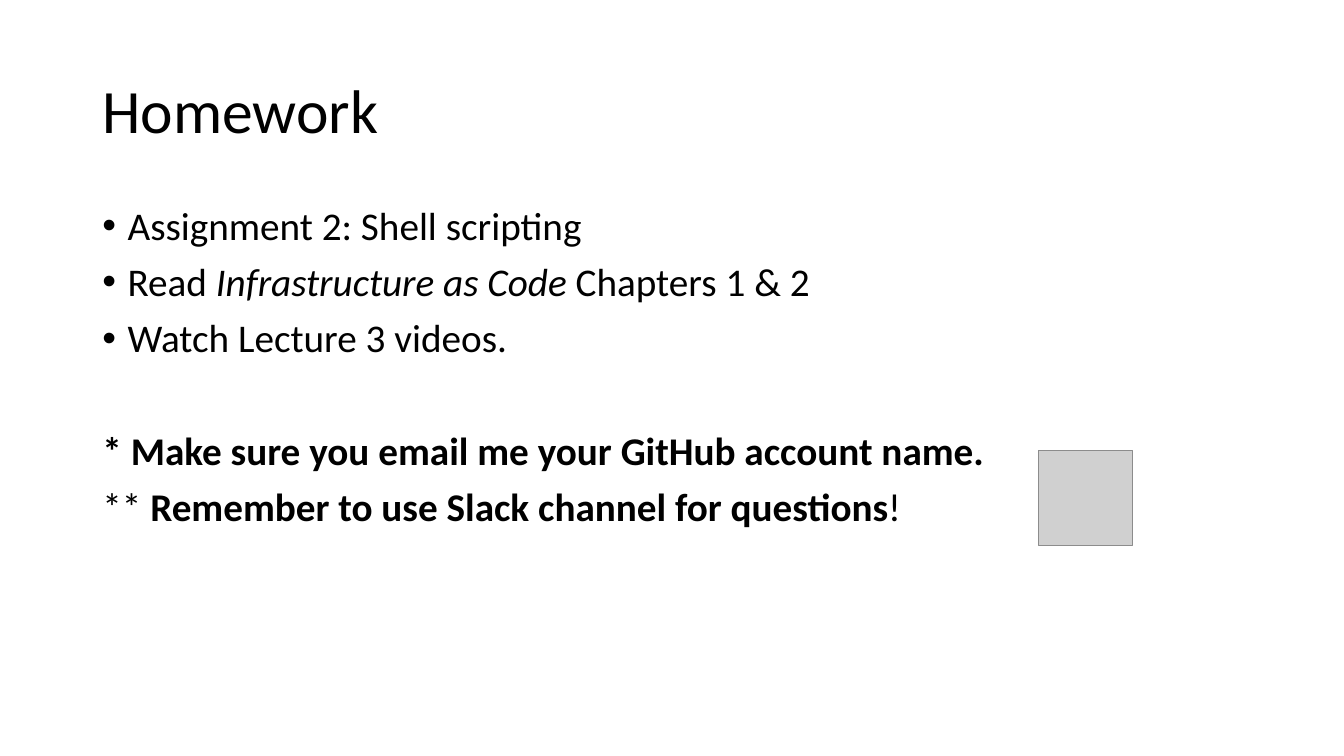
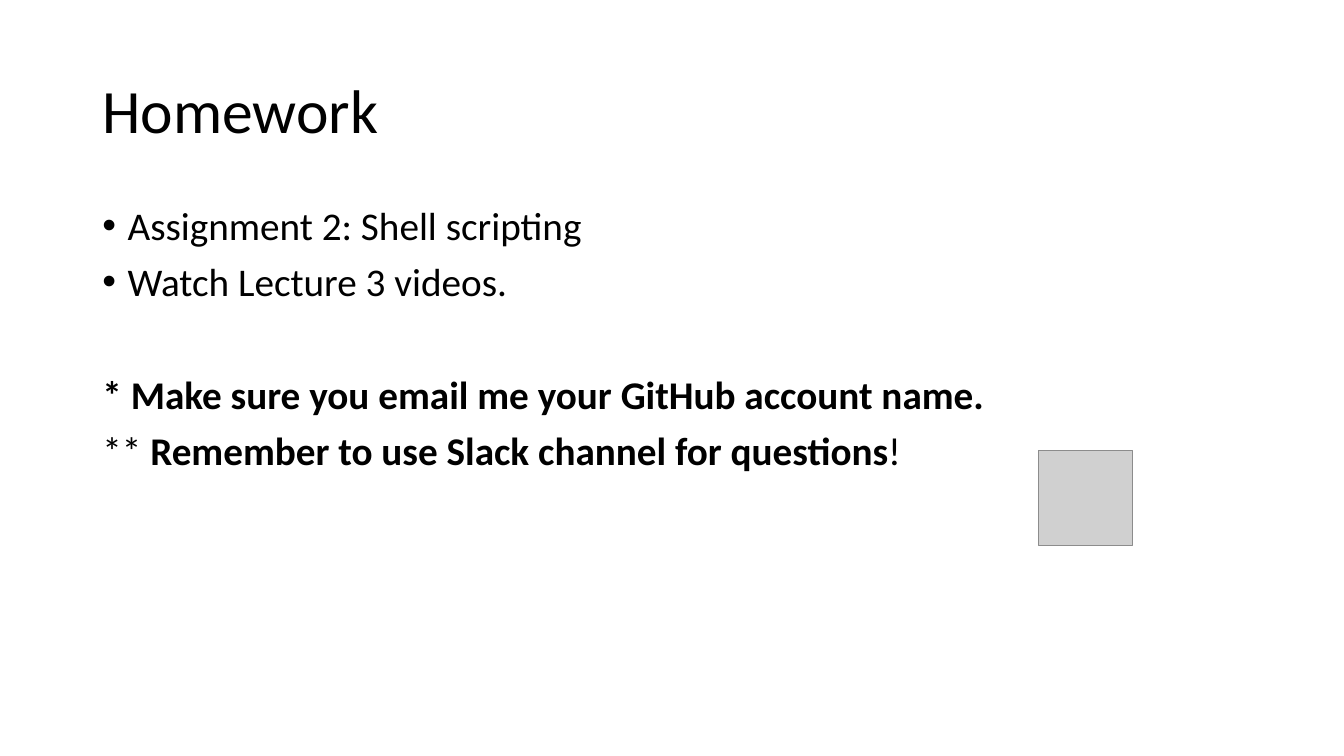
Before and after one commit to jasondbaker/infrastructure-class, a slide deck: slide 7 of review/lecture-review-week-2.pptx (slide 9 before the commit). Drawn at 1344x756 pixels with LibreOffice and Linux fonts; fonts in the diff are those of the drawing; grey boxes stand for pictures. Boxes give left, top, right and bottom in pixels: in the first picture for what was removed or moved away, otherwise in the second. Text is boxed around its words. In the diff, an @@ line names an element or a change of style, - is before the commit and + after.

```diff
--- a/review/lecture-review-week-2.pptx
+++ b/review/lecture-review-week-2.pptx
@@ text at box(128, 268, 810, 303): paragraph removed @@
-• Read Infrastructure as Code Chapters 1 & 2
```
Also in this commit, not shown: 2 other slides changed, 2 slides removed, 9 other files.
